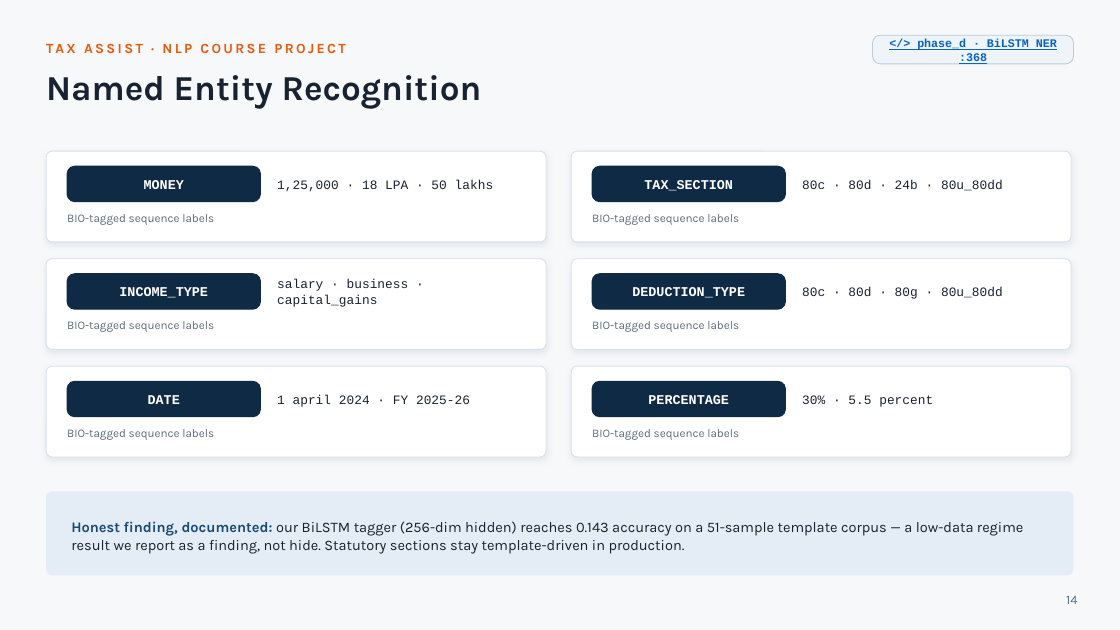
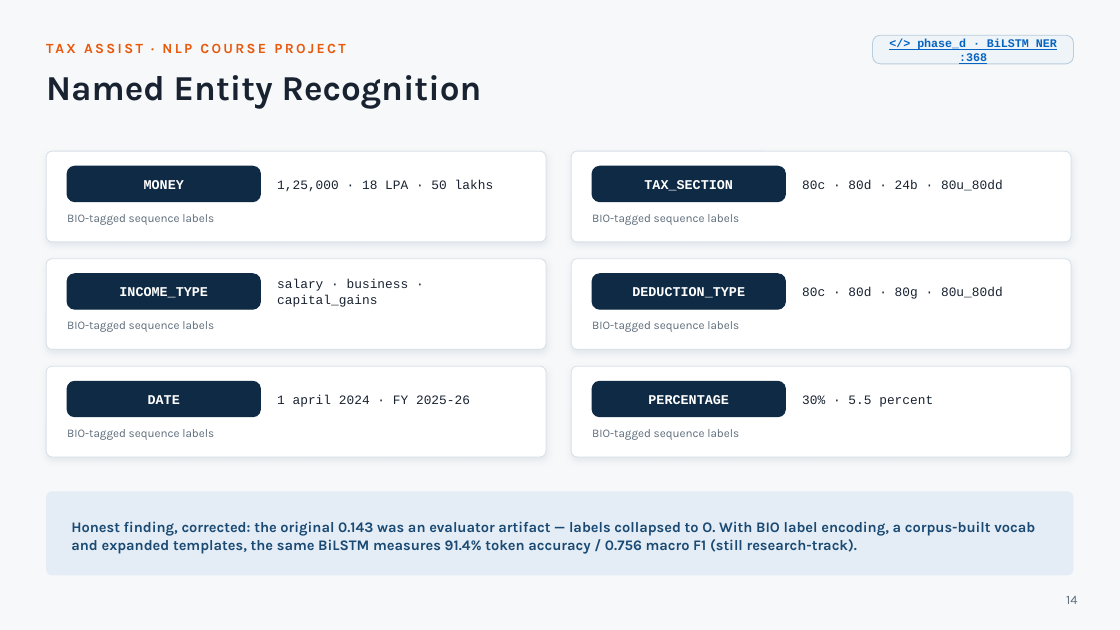
Before and after one commit to Jayant1711/Tax_Assist-system, a slide deck: slide 14 of TaxAssist_NLP_Final_Presentation.pptx. Drawn at 1120x630 pixels with LibreOffice and Linux fonts; fonts in the diff are those of the drawing. Boxes give left, top, right and bottom in pixels: in the first picture for what was removed or moved away, otherwise in the second. Text is boxed around its words. In the diff, an @@ line names an element or a change of style, - is before the commit and + after.

```diff
--- a/TaxAssist_NLP_Final_Presentation.pptx
+++ b/TaxAssist_NLP_Final_Presentation.pptx
@@ text at [71,521,1035,554]: text changed; text colour #182230 to #1A4A73; bold on @@
-Honest finding, documented: our BiLSTM tagger (256-dim hidden) reaches 0.143 accuracy on a 51-sample template corpus — a low-data regime result we report as a finding, not hide. Statutory sections stay template-driven in production.
+Honest finding, corrected: the original 0.143 was an evaluator artifact — labels collapsed to O. With BIO label encoding, a corpus-built vocab and expanded templates, the same BiLSTM measures 91.4% token accuracy / 0.756 macro F1 (still research-track).
```
Also in this commit, not shown: 1 other slide changed, 18 other files.
